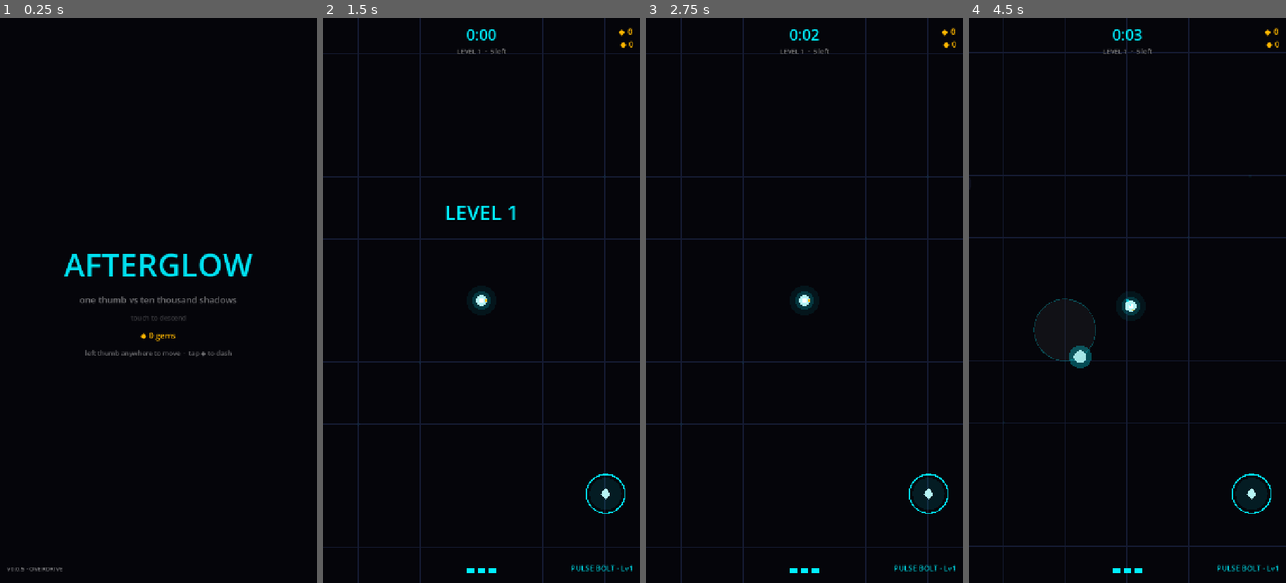
Above: before the commit, frames 1-4 (left to right).
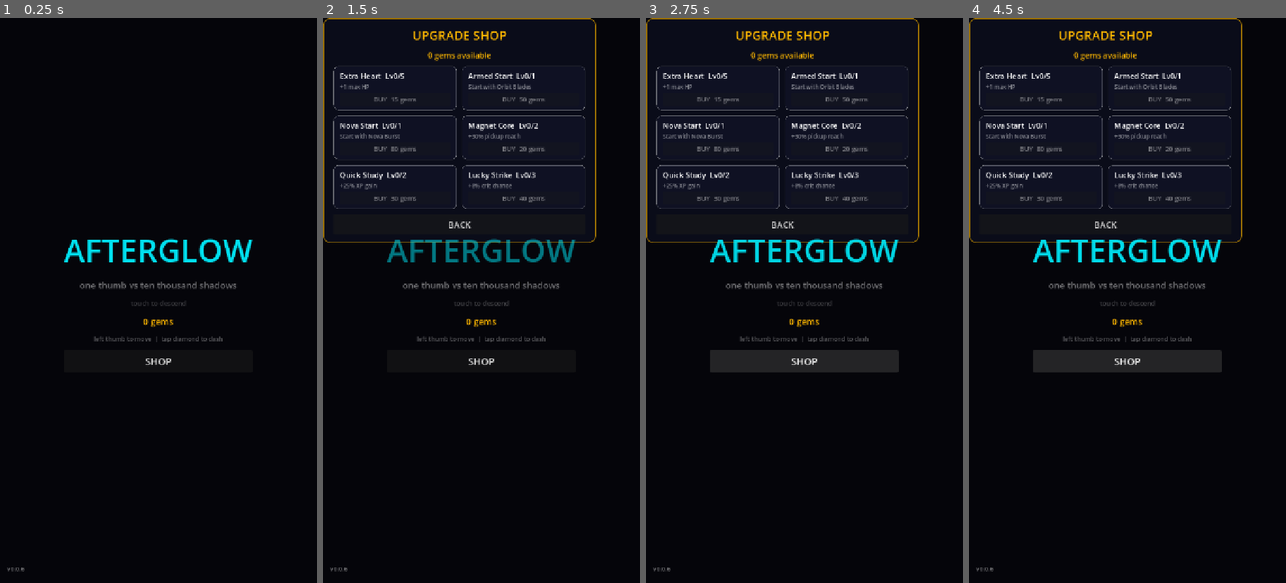
Above: after the commit, the same moments.

Repository: arvanidh/afterglow
Game: Godot game, scene res://scenes/boot.tscn
Same seed, same stepped clock (60 frames per second), same inputs: the game is played once before the commit and once after it.
Inputs (mouse positions are in pixels of both pictures, inside the frame that each line leads up to):
- Up to frame 1 (0.25 s): no input
- Up to frame 2 (1.5 s): click (481, 362) at 0.5 s, where only the run after the commit has a clickable "SHOP"; click (459, 227) at 1.25 s, where only the run after the commit has a clickable "BACK"
- Up to frame 3 (2.75 s): click (804, 362) at 2 s, where only the run after the commit has a clickable "SHOP"
- Up to frame 4 (4.5 s): click (1127, 362) at 2.75 s, where only the run after the commit has a clickable "SHOP"; move the mouse to (1197, 272) at 3.52 s; click (1197, 272) at 3.67 s; drag from (1064, 328) to (1111, 413) at 4.27 s

The runs differ from the first frame. In frame 1, 3.1% of the frame differs, in the area x 6-80%, y 39-98%; in frame 2, 20%; in frame 3, 22%, in the area x 0-100%, y 0-100%; in frame 4, 22%.

Commit message:
v0.0.7: upgrade shop, fixed boot node paths, shooting hotfix
New features:
- UPGRADE SHOP accessible from menu: tap SHOP button to open overlay
  - 6 upgrade cards in a 2-column grid
  - Shows name, description, current level/max, cost
  - BUY button (cyan border when affordable, greyed when not enough gems)
  - MAXED label when fully upgraded
  - Gems deducted, shop refreshes instantly
  - Tap BACK or dim background to close
- Menu shows gem balance and run stats

Fixes:
- boot.gd node paths: $UI/FPS and $UI/Version (FPS/Version are inside UI CanvasLayer)
- boot.gd now loads clean on menu scene

All previous features preserved:
- 24 synthesized sounds (9 funny kill sounds + combo escalation)
- Weapon swap never stops shooting (cooldown = 0 on swap)
- Weapon crate gives 4s overdrive + new gun
- Gems from kills + level clears
- Permanent upgrade system

Tested: headless clean on both boot.tscn and arena.tscn.

🤖 Generated with Codebuff
Co-Authored-By: Codebuff <noreply@codebuff.com>

Diff:
--- a/game/scenes/boot.gd
+++ b/game/scenes/boot.gd
@@ -1,45 +1,47 @@
 extends Node2D
-## MENU state — title, pulsing CTA, cosmetic sparks. Any touch descends into
-## a run on the Promenade. The old FPS label now shows your record (§8.2).
+## MENU state - title, pulsing CTA, cosmetic sparks, GEM SHOP overlay.
 
 @onready var title: Label = $UI/CenterBox/VBox/Title
 @onready var hint: Label = $UI/CenterBox/VBox/Hint
 @onready var best_label: Label = $UI/FPS
 @onready var version_label: Label = $UI/Version
 
+var _shop_root: Control = null
+
 
 func _ready() -> void:
 	GameState.change_state(GameState.State.MENU)
-	version_label.text = "v0.0.5 · OVERDRIVE"
+	version_label.text = "v0.0.6"
 	var save := SaveSystem.load_save()
 	var runs := int(save.get("runs", 0))
 	if runs > 0:
 		var best := int(save.get("best_time", 0.0))
 		var best_lv := int(save.get("best_level", 1))
-		var gems: int = int(save.get("gems", 0))
-		best_label.text = "best %d:%02d  ·  LV %d  ·  %d runs" % [best / 60, best % 60, best_lv, runs]
-		var gem_label := Label.new()
-		gem_label.text = "◆ %d gems" % gems
-		gem_label.add_theme_font_size_override("font_size", 18)
-		gem_label.add_theme_color_override("font_color", Color(1.0, 0.72, 0.0))
-		gem_label.horizontal_alignment = HORIZONTAL_ALIGNMENT_CENTER
-		$UI/CenterBox/VBox.add_child(gem_label)
+		best_label.text = "best %d:%02d  |  LV %d  |  %d runs" % [best / 60, best % 60, best_lv, runs]
 	else:
 		best_label.text = ""
-	var gem_label2 := Label.new()
-	gem_label2.text = "◆ 0 gems"
-	gem_label2.add_theme_font_size_override("font_size", 18)
-	gem_label2.add_theme_color_override("font_color", Color(1.0, 0.72, 0.0))
-	gem_label2.horizontal_alignment = HORIZONTAL_ALIGNMENT_CENTER
-	$UI/CenterBox/VBox.add_child(gem_label2)
+	var gem_label := Label.new()
+	gem_label.name = "GemLabel"
+	var gems: int = int(save.get("gems", 0))
+	gem_label.text = "%d gems" % gems
+	gem_label.add_theme_font_size_override("font_size", 20)
+	gem_label.add_theme_color_override("font_color", Color(1.0, 0.72, 0.0))
+	gem_label.horizontal_alignment = HORIZONTAL_ALIGNMENT_CENTER
+	$UI/CenterBox/VBox.add_child(gem_label)
 	_pulse(title, 1.2)
 	_pulse(hint, 0.75)
 	var controls := Label.new()
-	controls.text = "left thumb anywhere to move  ·  tap ◆ to dash"
+	controls.text = "left thumb to move  |  tap diamond to dash"
 	controls.horizontal_alignment = HORIZONTAL_ALIGNMENT_CENTER
-	controls.add_theme_font_size_override("font_size", 15)
-	controls.add_theme_color_override("font_color", Color(1, 1, 1, 0.4))
+	controls.add_theme_font_size_override("font_size", 14)
+	controls.add_theme_color_override("font_color", Color(1, 1, 1, 0.35))
 	$UI/CenterBox/VBox.add_child(controls)
+	var shop_btn := Button.new()
+	shop_btn.text = "SHOP"
+	shop_btn.custom_minimum_size = Vector2(200, 50)
+	shop_btn.add_theme_font_size_override("font_size", 22)
+	shop_btn.pressed.connect(_open_shop)
+	$UI/CenterBox/VBox.add_child(shop_btn)
 
 
 func _pulse(item: CanvasItem, period: float) -> void:
@@ -49,6 +51,8 @@
 
 
 func _unhandled_input(event: InputEvent) -> void:
+	if _shop_root != null:
+		return
 	if event is InputEventScreenTouch and event.pressed:
 		_spawn_spark(event.position)
 		_start_run()
@@ -58,6 +62,132 @@
 	RunState.reset_run()
 	GameState.change_state(GameState.State.RUN)
 	get_tree().change_scene_to_file("res://scenes/arena.tscn")
+
+
+func _open_shop() -> void:
+	if _shop_root != null:
+		return
+	var save := SaveSystem.load_save()
+	var gems: int = int(save.get("gems", 0))
+	var upgrades: Dictionary = save.get("upgrades", {})
+	_shop_root = Control.new()
+	_shop_root.set_anchors_preset(Control.PRESET_FULL_RECT)
+	add_child(_shop_root)
+	var dim := ColorRect.new()
+	dim.color = Color(0.01, 0.01, 0.03, 0.85)
+	dim.set_anchors_preset(Control.PRESET_FULL_RECT)
+	dim.gui_input.connect(func(ev: InputEvent) -> void:
+		if ev is InputEventScreenTouch and ev.pressed:
+			_close_shop())
+	_shop_root.add_child(dim)
+	var panel := PanelContainer.new()
+	var sb := StyleBoxFlat.new()
+	sb.bg_color = Color(0.04, 0.05, 0.10, 0.98)
+	sb.border_color = Color(1.0, 0.72, 0.0, 0.6)
+	sb.set_border_width_all(2)
+	sb.set_corner_radius_all(16)
+	sb.content_margin_left = 24
+	sb.content_margin_right = 24
+	sb.content_margin_top = 20
+	sb.content_margin_bottom = 20
+	panel.add_theme_stylebox_override("panel", sb)
+	panel.custom_minimum_size = Vector2(620, 0)
+	panel.size_flags_horizontal = Control.SIZE_SHRINK_CENTER
+	panel.size_flags_vertical = Control.SIZE_SHRINK_CENTER
+	_shop_root.add_child(panel)
+	var vbox := VBoxContainer.new()
+	vbox.add_theme_constant_override("separation", 12)
+	panel.add_child(vbox)
+	var title2 := Label.new()
+	title2.text = "UPGRADE SHOP"
+	title2.horizontal_alignment = HORIZONTAL_ALIGNMENT_CENTER
+	title2.add_theme_font_size_override("font_size", 28)
+	title2.add_theme_color_override("font_color", Color(1.0, 0.72, 0.0))
+	vbox.add_child(title2)
+	var bal := Label.new()
+	bal.name = "Balance"
+	bal.text = "%d gems available" % gems
+	bal.horizontal_alignment = HORIZONTAL_ALIGNMENT_CENTER
+	bal.add_theme_font_size_override("font_size", 18)
+	bal.add_theme_color_override("font_color", Color(1.0, 0.72, 0.0))
+	vbox.add_child(bal)
+	var grid := GridContainer.new()
+	grid.columns = 2
+	grid.add_theme_constant_override("h_separation", 12)
+	grid.add_theme_constant_override("v_separation", 12)
+	vbox.add_child(grid)
+	for id: String in SaveSystem.UPGRADES:
+		var def: Dictionary = SaveSystem.UPGRADES[id]
+		var cur_lv: int = int(upgrades.get(id, 0))
+		var max_lv: int = int(def["max"])
+		var costs: Array = def["costs"]
+		var at_max := cur_lv >= max_lv
+		var cost: int = costs[cur_lv] if cur_lv < costs.size() else 0
+		var can_buy := gems >= cost and not at_max
+		var card := _make_upgrade_card(id, def["title"], def["desc"], cur_lv, max_lv, cost, can_buy, bal)
+		grid.add_child(card)
+	var close_btn := Button.new()
+	close_btn.text = "BACK"
+	close_btn.custom_minimum_size = Vector2(200, 45)
+	close_btn.add_theme_font_size_override("font_size", 20)
+	close_btn.pressed.connect(_close_shop)
+	vbox.add_child(close_btn)
+
+
+func _make_upgrade_card(id: String, title: String, desc: String, cur_lv: int, max_lv: int, cost: int, can_buy: bool, bal_label: Label) -> PanelContainer:
+	var card := PanelContainer.new()
+	var csb := StyleBoxFlat.new()
+	csb.bg_color = Color(0.06, 0.07, 0.14, 0.95)
+	csb.border_color = Color(0.0, 0.94, 1.0, 0.4) if can_buy else Color(1, 1, 1, 0.15)
+	csb.set_border_width_all(1)
+	csb.set_corner_radius_all(10)
+	csb.content_margin_left = 14
+	csb.content_margin_right = 14
+	csb.content_margin_top = 10
+	csb.content_margin_bottom = 10
+	card.add_theme_stylebox_override("panel", csb)
+	card.custom_minimum_size = Vector2(280, 0)
+	var vbox := VBoxContainer.new()
+	vbox.add_theme_constant_override("separation", 4)
+	card.add_child(vbox)
+	var t := Label.new()
+	t.text = "%s  Lv%d/%d" % [title, cur_lv, max_lv]
+	t.add_theme_font_size_override("font_size", 17)
+	t.add_theme_color_override("font_color", Color.WHITE)
+	vbox.add_child(t)
+	var d := Label.new()
+	d.text = desc
+	d.add_theme_font_size_override("font_size", 13)
+	d.add_theme_color_override("font_color", Color(1, 1, 1, 0.5))
+	vbox.add_child(d)
+	if cur_lv >= max_lv:
+		var max_label := Label.new()
+		max_label.text = "MAXED"
+		max_label.add_theme_font_size_override("font_size", 15)
+		max_label.add_theme_color_override("font_color", Color(0.35, 1.0, 0.55))
+		max_label.horizontal_alignment = HORIZONTAL_ALIGNMENT_CENTER
+		vbox.add_child(max_label)
+	else:
+		var buy_btn := Button.new()
+		buy_btn.text = "BUY  %d gems" % cost
+		buy_btn.add_theme_font_size_override("font_size", 15)
+		buy_btn.disabled = not can_buy
+		buy_btn.pressed.connect(_buy_upgrade.bind(id, cost, bal_label))
+		vbox.add_child(buy_btn)
+	return card
+
+
+func _buy_upgrade(id: String, cost: int, bal_label: Label) -> void:
+	if SaveSystem.buy_upgrade(id):
+		Audio.play("powerup", -2.0)
+		_close_shop()
+		_open_shop()
+
+
+func _close_shop() -> void:
+	if _shop_root != null:
+		_shop_root.queue_free()
+		_shop_root = null
 
 
 func _spawn_spark(at: Vector2) -> void:
